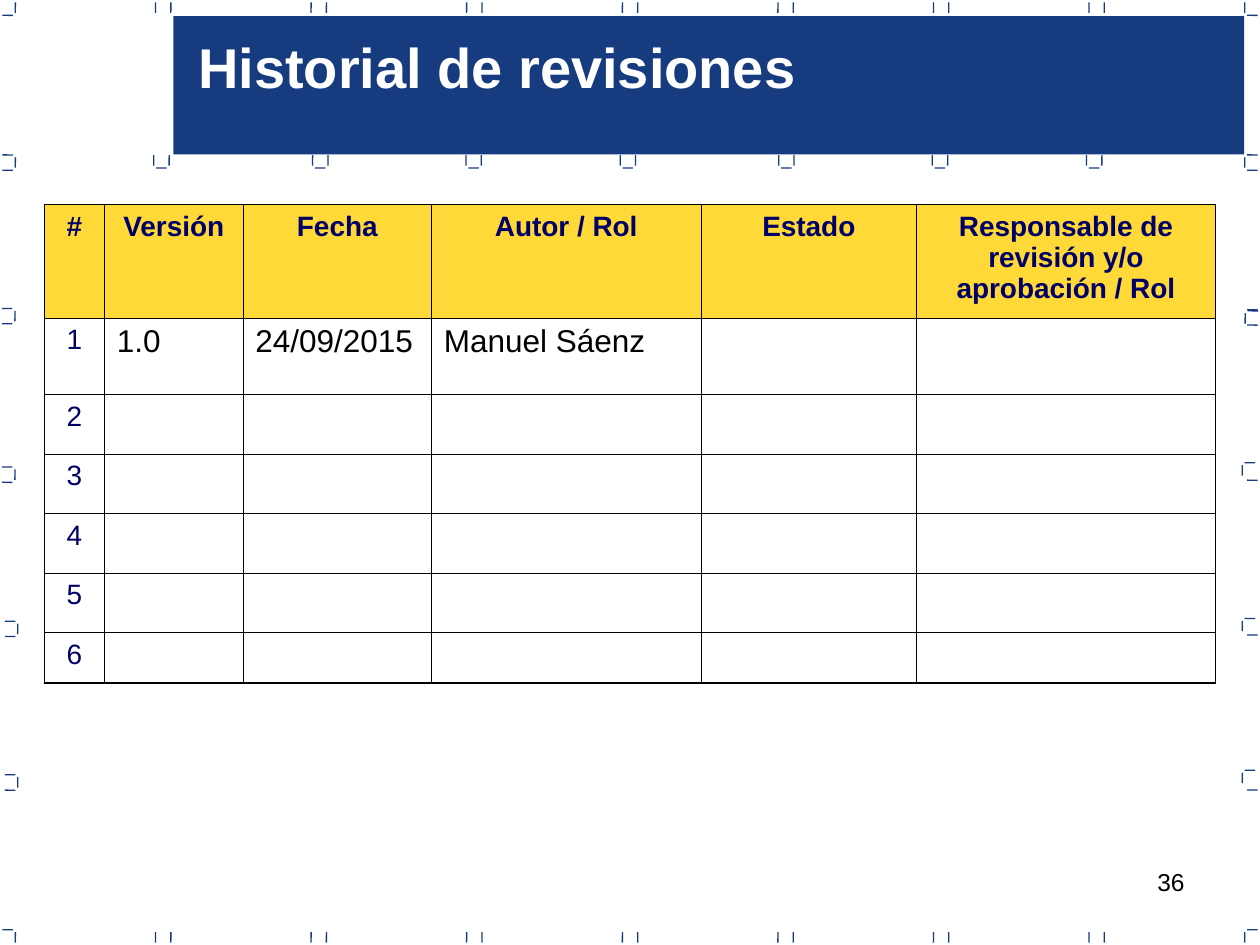
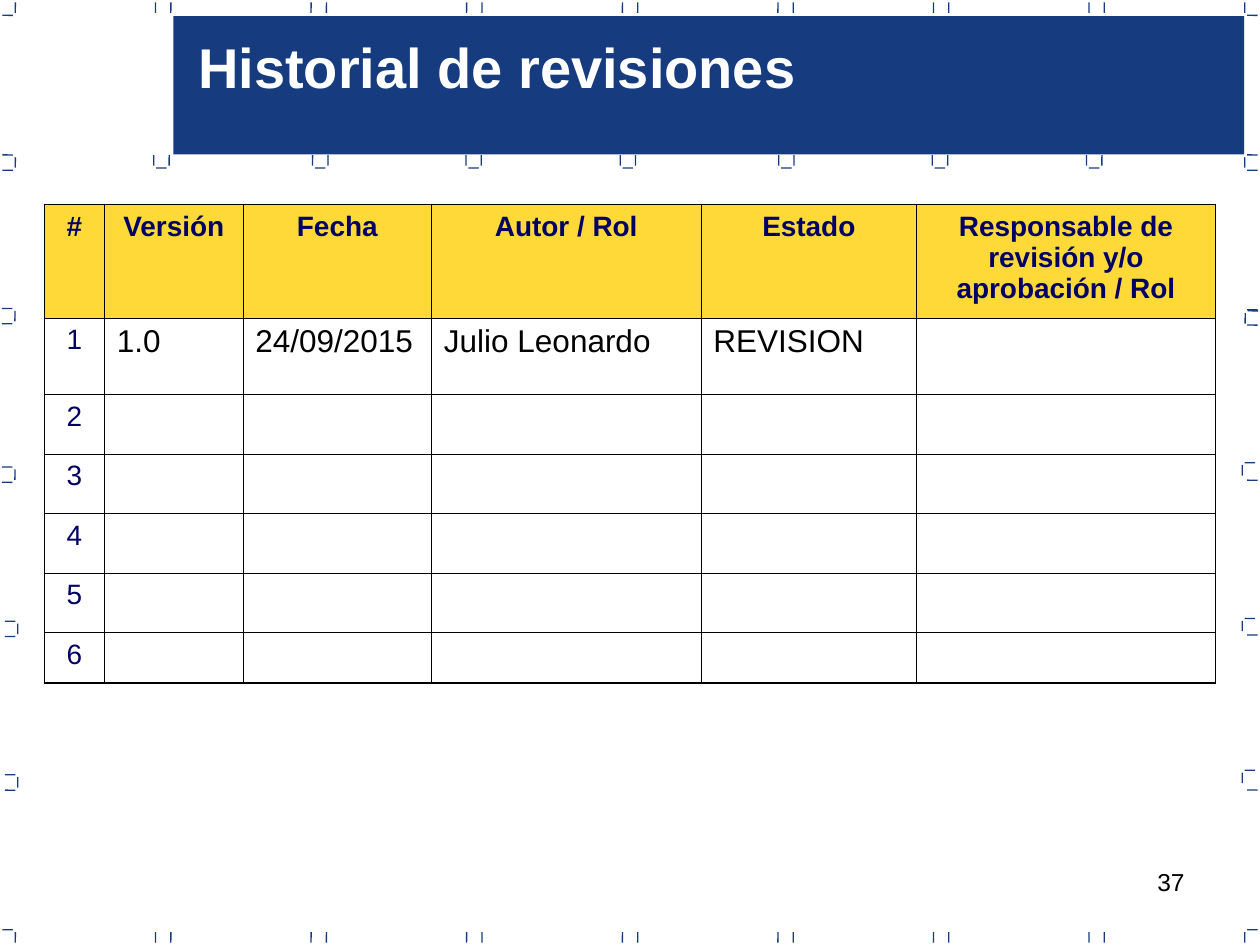
Before and after one commit to lowrider80/UTP-GPS-ALARM, a slide deck: slide 37 of Area_de_Proceso-_PP-PMC/PGPROY_V1.0_2015.ppt (slide 36 before the commit). Drawn at 1260x945 pixels with LibreOffice and Linux fonts; fonts in the diff are those of the drawing. Boxes give left, top, right and bottom in pixels: in the first picture for what was removed or moved away, otherwise in the second. Text is boxed around its words. In the diff, an @@ line names an element or a change of style, - is before the commit and + after.

```diff
--- a/Area_de_Proceso-_PP-PMC/PGPROY_V1.0_2015.ppt
+++ b/Area_de_Proceso-_PP-PMC/PGPROY_V1.0_2015.ppt
@@ table at [44, 204, 1216, 682] @@
-row 2, column 4: Manuel Sáenz
+row 2, column 4: Julio Leonardo
-row 2, column 5: 
+row 2, column 5: REVISION
@@ page number at [1157, 874, 1184, 892]: text changed @@
-36
+37
```
Also in this commit, not shown: 19 other slides changed, 1 slide added.
